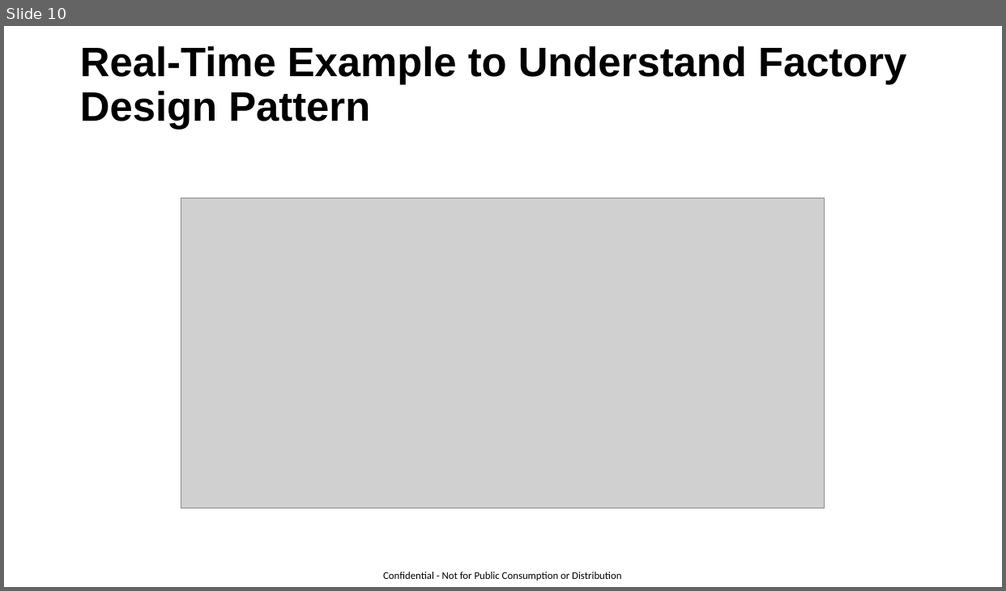
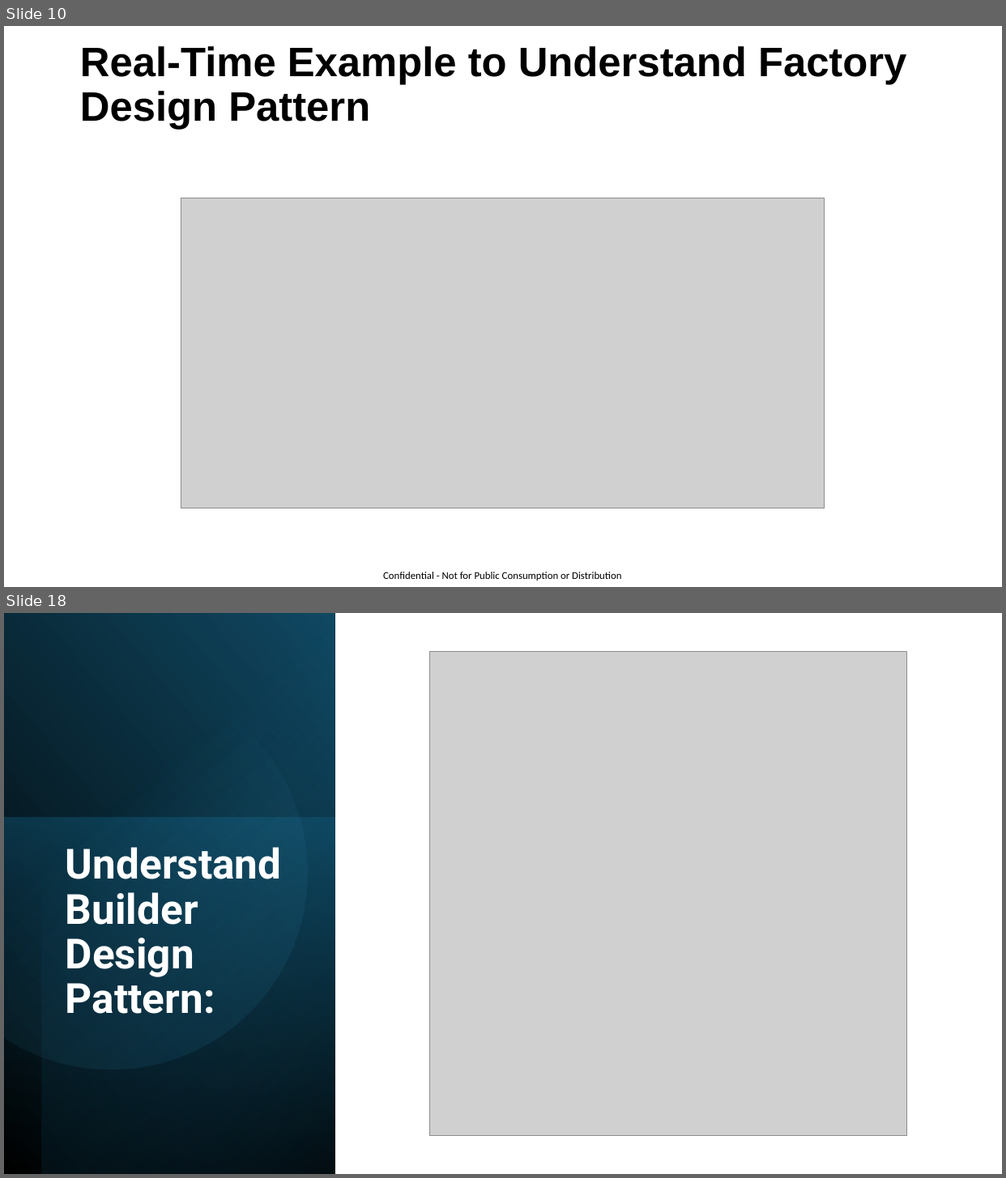
Before and after one commit to GaneshIT/CaseStudyFiles, a slide deck: Design Patterns.pptx. Shown one above the other, each under a label of ours: slide 10 before the commit, slides 10 and 18 after it; the slides between them are not shown. The pictures are 1006x591 and 1006x1178 pixels, drawn with LibreOffice and Linux fonts; fonts in the diff are those of the drawing; grey boxes stand for pictures. Boxes give left, top, right and bottom in pixels: in the first picture for what was removed or moved away, otherwise in the second. Text is boxed around its words. In the diff, an @@ line names an element or a change of style, - is before the commit and + after.

```diff
--- a/Design Patterns.pptx
+++ b/Design Patterns.pptx
@@ slide 18 added at (4,613,1002,1174), background #FFFFFF @@
@@ rectangle added at (4,613,335,1174), fill gradient #000000 to #104862 @@
@@ rectangle added at (41,613,335,1174), fill gradient #000000 to #156082 @@
@@ freeform shape added at (4,652,343,1105), fill gradient #46B1E1 to #104862 @@
@@ picture added at (430,651,906,1136) @@
@@ rectangle added at (4,818,335,1174), fill gradient #156082 to #0B3041 @@
@@ title added at (66,847,282,1014), 40 pt, text #FFFFFF, bold @@
+Understand Builder Design Pattern:
```
Also in this commit, not shown: 9 other slides added, 10 other files.
